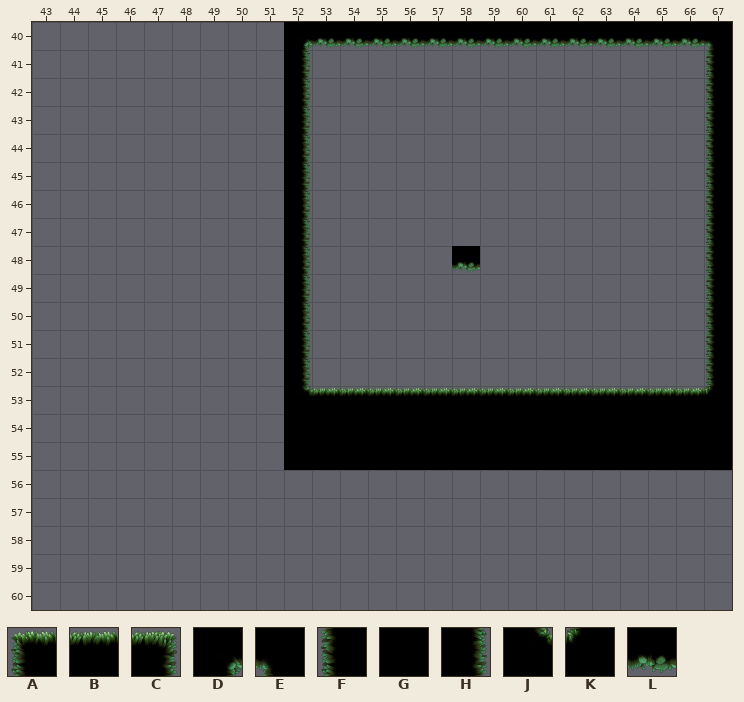
Two states of a Tiled map, map/map1.tmx. Above is the file before it was changed.
Cells are 512x512 px. Shown: x 43..67, y 40..60. The old version is drawn lined up with the new one.
Key: from "Mossy - TileSet": A 0, B 1, C 2, D 4, E 5, F 7, G 8, H 9, J 11, K 12, L 15.
_ is an empty cell, # one hidden under a higher layer.
Layer "Calque de Tuiles 1" before, first column x 43:
40 _________________________
41 _________________________
42 _________________________
43 _________________________
44 _________________________
45 _________________________
46 _________________________
47 _________________________
48 _________________________
49 _________________________
50 _________________________
51 _________________________
52 _________________________
53 _________ABBBBBBBBBBBBBBC
54 __________GGGGGGGGGGGGGG#
55 __________GGGGGGGGGGGGGG#
56 _________________________
57 _________________________
58 _________________________
59 _________________________
60 _________________________
Layer "walls" before, first column x 43:
40 _________DLLLLLLLLLLLLLLE
41 _________H______________F
42 _________H______________F
43 _________H______________F
44 _________H______________F
45 _________H______________F
46 _________H______________F
47 _________H______________F
48 _________H_____L________F
49 _________H______________F
50 _________H______________F
51 _________H______________F
52 _________H______________F
53 _________J______________K
54 _________G______________G
55 _________G______________G
56 _________________________
57 _________________________
58 _________________________
59 _________________________
60 _________________________
And afterwards:
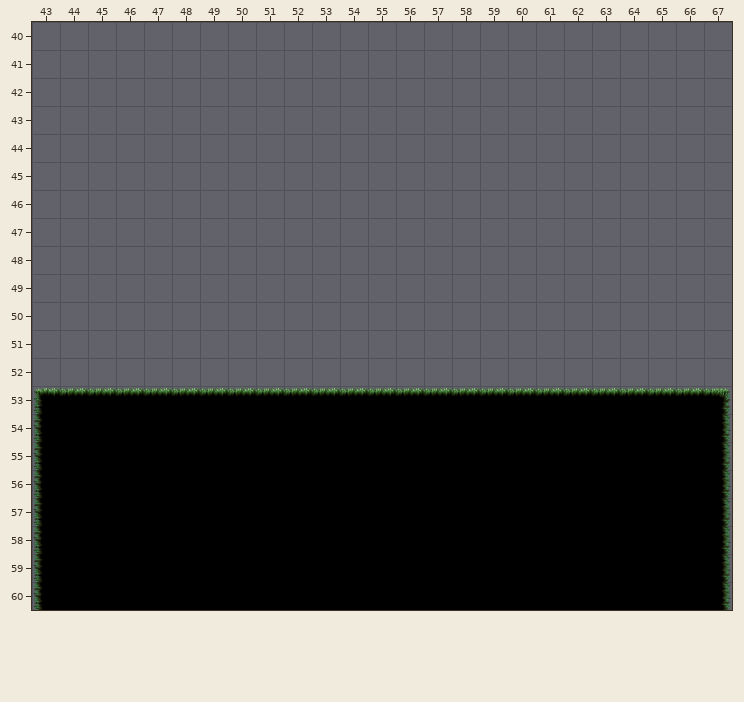
Log entry: resolution des bugs (probleme avec le map _layer)
Edits made:
Changed rows in their new state; . is an unchanged cell.
everything moved by +52,+40 cells (the old picture is shown already moved)
Layer "Calque de Tuiles 1":
first column x 43:
53 ABBBBBBBBB...............
54 FGGGGGGGG................
55 FGGGGGGGG................
56 FGGGGGGGGGGGGGGGGGGGGGGGH
57 FGGGGGGGGGGGGGGGGGGGGGGGH
58 FGGGGGGGGGGGGGGGGGGGGGGGH
59 FGGGGGGGGGGGGGGGGGGGGGGGH
60 FGGGGGGGGGGGGGGGGGGGGGGGH
Layer "walls" (removed):
first column x 52:
40 ________________
41 _.............._
42 _.............._
43 _.............._
44 _.............._
45 _.............._
46 _.............._
47 _.............._
48 _....._........_
49 _.............._
50 _.............._
51 _.............._
52 _.............._
53 _.............._
54 ..............._
55 ..............._
Boxes around the changes in both pictures, in picture pixels (x1, y1, x2, y2):
changed: (33, 22, 732, 610)
